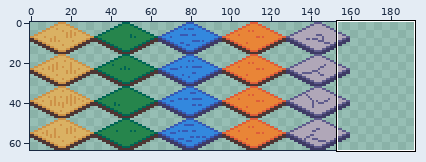
Sprite sheet: Assets/Tiles/small_ground_tiles.png. Above, an overview of the earlier version with the close-up marked.
Close-up. Earlier state:
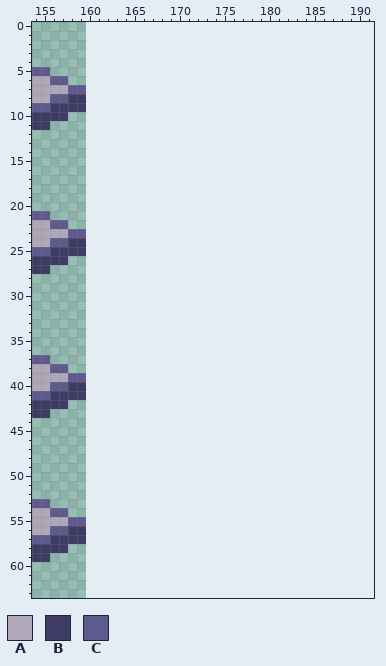
The file is 160x64 pixels. Shown: x 154..191, y 0..63. The old version is drawn lined up with the new one, on the new canvas.
Palette (. is transparent): A #b0a7b8  B #3e3b65  C #5e5b8c
Pixels before (only the part around the change), first column x 154:
 0 ......................................
 1 ......................................
 2 ......................................
 3 ......................................
 4 ......................................
 5 CC....................................
 6 AACC..................................
 7 AAAACC................................
 8 AACCBB................................
 9 CCBBBB................................
10 BBBB..................................
11 BB....................................
12 ......................................
13 ......................................
14 ......................................
15 ......................................
16 ......................................
17 ......................................
18 ......................................
19 ......................................
20 ......................................
21 CC....................................
22 AACC..................................
23 AAAACC................................
24 AACCBB................................
25 CCBBBB................................
26 BBBB..................................
27 BB....................................
28 ......................................
29 ......................................
30 ......................................
31 ......................................
32 ......................................
33 ......................................
34 ......................................
35 ......................................
36 ......................................
37 CC....................................
38 AACC..................................
39 AAAACC................................
40 AACCBB................................
41 CCBBBB................................
42 BBBB..................................
43 BB....................................
44 ......................................
45 ......................................
46 ......................................
47 ......................................
48 ......................................
49 ......................................
50 ......................................
51 ......................................
52 ......................................
53 CC....................................
54 AACC..................................
55 AAAACC................................
56 AACCBB................................
57 CCBBBB................................
58 BBBB..................................
59 BB....................................
60 ......................................
61 ......................................
62 ......................................
63 ......................................
Once edited:
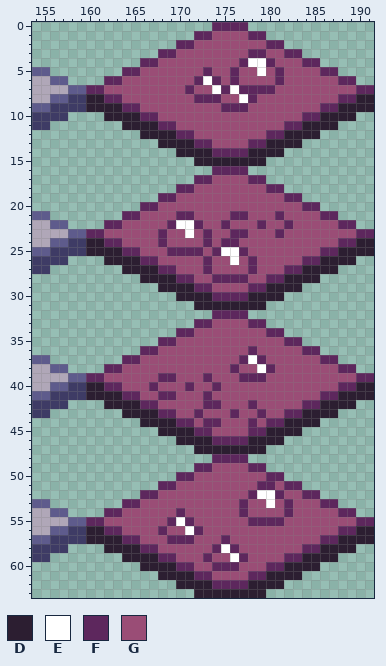
Colours new in this view: D #2c1e31  E #ffffff  F #5d275d  G #9a4d76
Difference:
canvas 160x64 -> 192x64
Changed rows in their new state; - is an unchanged pixel.
first column x 160:
 0 --------------FFFF--------------
 1 ------------FFGGGGFF------------
 2 ----------FFGGGGGGGGFF----------
 3 --------FFGGGGGGGGFFGGFF--------
 4 ------FFGGGGGGGGGFEEFGGGFF------
 5 ----FFGGGGGGGFGGFGGEGFGGGGFF----
 6 --FFGGGGGGGGFEFGFGGGGFGGGGGGFF--
 7 FFGGGGGGGGGFGGEFEFFFFGGGGGGGGGFF
 8 DDFFGGGGGGGGFFFGGEFGGGGGGGGGFFDD
 9 DDDDFFGGGGGGGGGFFFGGGGGGGGFFDDDD
10 --DDDDFFGGGGGGGGGGGGGGGGFFDDDD--
11 ----DDDDFFGGGGGGGGGGGGFFDDDD----
12 ------DDDDFFGGGGGGGGFFDDDD------
13 --------DDDDFFGGGGFFDDDD--------
14 ----------DDDDFFFFDDDD----------
15 ------------DDDDDDDD------------
16 --------------FFFF--------------
17 ------------FFGGGGFF------------
18 ----------FFGGGGGGGGFF----------
19 --------FFGGGGGGGGGGGGFF--------
20 ------FFGGGGGGGGGGGGGGGGFF------
21 ----FFGGGGFFGGGGFFGGGFGGGGFF----
22 --FFGGGGGFEEFGGFGGGFGGFGGGGGFF--
23 FFGGGGGGFGGEGFGGFFGGGFGGGGGGGGFF
24 DDFFGGGGFGGGGFGFFGGGGGGGGGGGFFDD
25 DDDDFFGGGFFFFGFEEFGGGGGGGGFFDDDD
26 --DDDDFFGGGGGFGGEGFGGGGGFFDDDD--
27 ----DDDDFFGGGFGGGGFGGGFFDDDD----
28 ------DDDDFFGGFFFFGGFFDDDD------
29 --------DDDDFFGGGGFFDDDD--------
30 ----------DDDDFFFFDDDD----------
31 ------------DDDDDDDD------------
32 --------------FFFF--------------
33 ------------FFGGGGFF------------
34 ----------FFGGGGGGGGFF----------
35 --------FFGGGGGGGGGGGGFF--------
36 ------FFGGGGGGGGGGFGGGGGFF------
37 ----FFGGGGGGGGGGGFEFGGGGGGFF----
38 --FFGGGGGGGGGGGGFGGEFGGGGGGGFF--
39 FFGGGGGGFFGGGFGGGFFFGGGGGGGGGGFF
40 DDFFGGGFGGGFGGFGGGGGGGGGGGGGFFDD
41 DDDDFFGGFFGGGFGGGGGGGGGGGGFFDDDD
42 --DDDDFFGGGGGFFGGGFGGGGGFFDDDD--
43 ----DDDDFFGGFGGGFGGFGGFFDDDD----
44 ------DDDDFFGFFGGGFGFFDDDD------
45 --------DDDDFFGGGGFFDDDD--------
46 ----------DDDDFFFFDDDD----------
47 ------------DDDDDDDD------------
48 --------------FFFF--------------
49 ------------FFGGGGFF------------
50 ----------FFGGGGGGGGFF----------
51 --------FFGGGGGGGGGFFGFF--------
52 ------FFGGGGGGGGGGFEEFGGFF------
53 ----FFGGGGGGGGGGGFGGEGFGGGFF----
54 --FFGGGGGGFGGGGGGFGGGGFGGGGGFF--
55 FFGGGGGGGFEFGGGGGGFFFFGGGGGGGGFF
56 DDFFGGGGFGGEFGGGGGGGGGGGGGGGFFDD
57 DDDDFFGGGFFFGGGFGGGGGGGGGGFFDDDD
58 --DDDDFFGGGGGGFEFGGGGGGGFFDDDD--
59 ----DDDDFFGGGFGGEFGGGGFFDDDD----
60 ------DDDDFFGGFFFGGGFFDDDD------
61 --------DDDDFFGGGGFFDDDD--------
62 ----------DDDDFFFFDDDD----------
63 ------------DDDDDDDD------------
Boxes around the changes in both close-ups, in picture pixels (x1, y1, x2, y2):
added: (86, 22, 374, 598)
